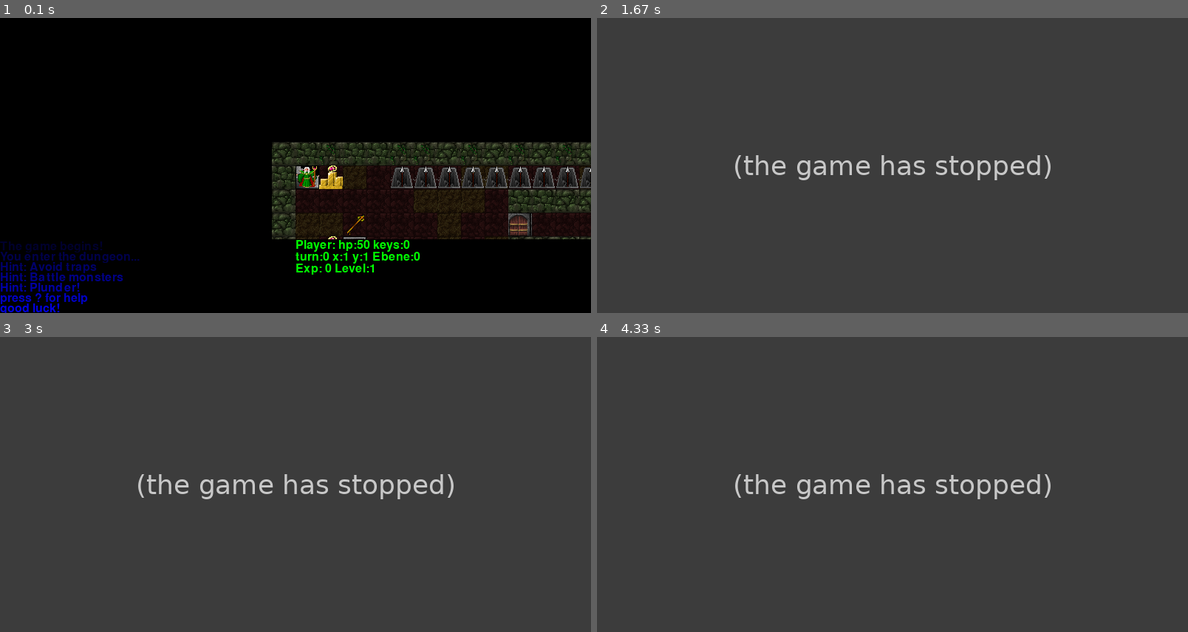
Above: before the commit, frames 1-4 (two rows, left to right).
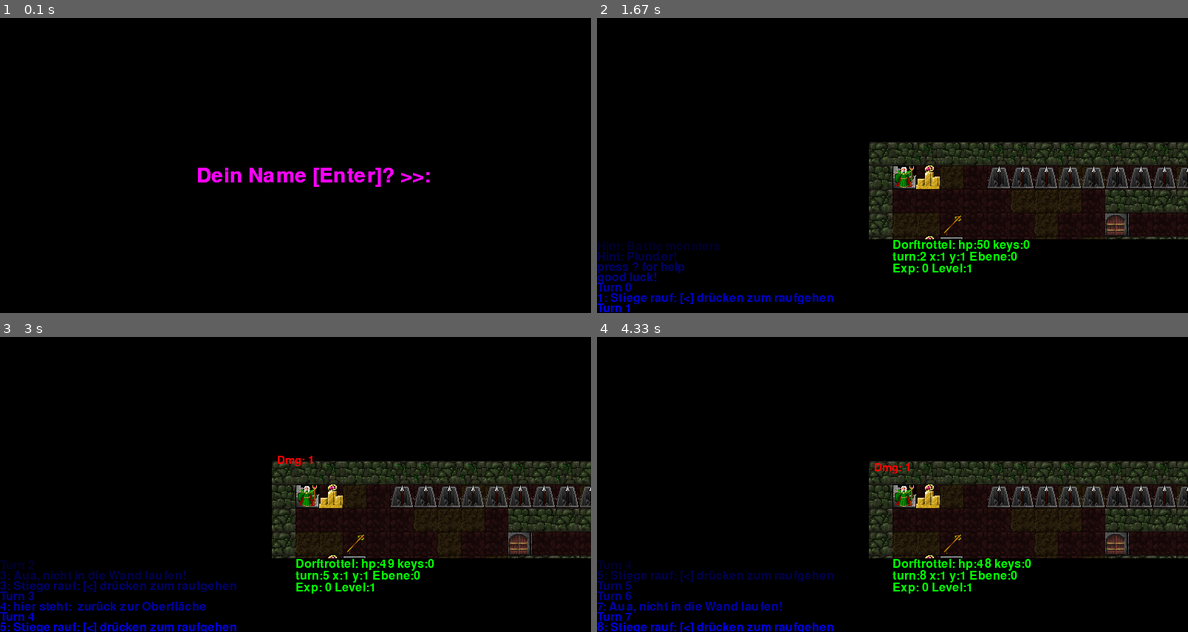
Above: after the commit, the same moments.

Repository: horstjens/spielend-programmieren
Game: pygame game, started from pyrogue/pygamerogue.py
Same seed, same stepped clock (60 frames per second), same inputs: the game is played once before the commit and once after it.
Inputs:
- Up to frame 1 (0.1 s): no input
- Up to frame 2 (1.67 s): hold Esc 0.33-0.8 s; hold Right 0.33-0.8 s; tap Enter at 0.83, 1.5 s; tap ? at 1.17 s
- Up to frame 3 (3 s): hold Up 1.83-2.3 s; hold Right 2.33-2.8 s; hold Left from 2.83 s (still down)
- Up to frame 4 (4.33 s): release Left at 3.37 s; hold Down 3.4-3.7 s; hold Left 3.73-4.13 s; hold Up from 4.17 s (still down)

The runs differ from the first frame. In frame 1, 16% of the frame differs, in the area x 0-100%, y 42-100%; in frame 2, 98%; in frame 3, 98%, in the area x 0-100%, y 0-100%; in frame 4, 98%.
Before the commit the program exited at 0.33 s; later frames show no game.

Commit message:
scollbarer Hilftext

Diff:
--- a/pyrogue/pygamerogue.py
+++ b/pyrogue/pygamerogue.py
@@ -17,7 +17,7 @@
 """
 
 #
-import pygame, random, os, time
+import pygame, random, os, sys
 
 
 def write(msg="pygame is cool", fontcolor=(255,0,255), fontsize=42, font=None):
@@ -28,28 +28,32 @@
     return mytext
 
 
-def hilfe():
-    """zeigt hilfstext, wartet auf ENTER Taste"""
-    txt = []
-    txt.append("- - - - - - - - - - - - - - - - - - - - - - - - - - - -")
-    txt.append("Befehle:")
-    txt.append("[w] [a] [s] [d]......steuere den Spieler")
-    txt.append("[<] [>]..............Level rauf / Level runter")
-    txt.append("[i]..................zeige Rucksack (inventory)")
-    txt.append("[quit] [exit] [Q]....Spiel verlassen")
-    txt.append("[?] [help]...........diesen Hilfstext anzeigen")
-    txt.append("[q]..................Heiltrank trinken (quaff potion")
-    txt.append("[Enter]..............eine Runde warten")
-    txt.append("- - - - - - - - - - - - - - - - - - - - - - - - - - - -")
-    txt.append("Legende:")
-    txt.append("[#]..................Mauer")
-    txt.append("[.]..................Boden")
-    txt.append("[M]..................Monster")
-    txt.append("[k]..................Schlüssel (key)")
-    txt.append("[L]..................Gegenstand (loot)")
-    txt.append("[D]..................Türe (door)")
-    txt.append("[!]..................Schild")
-    txt.append("- - - - - - - - - - - - - - - - - - - - - - - - - - - -")
+def display_textlines(lines, screen, color=(0,0,255)):
+    """zeigt (scrollbare) Text linien, wartet auf ENTER Taste"""
+
+    offset = 0
+    pygame.display.set_caption("Press ENTER")
+    while True:
+        screen.fill((0,0,0))
+        y = 0
+        for textline in lines:
+            line = write(textline, color, 24 )
+            screen.blit(line,(20, offset + 14 * y ))
+            y += 1
+        for event in pygame.event.get():
+            if event.type == pygame.QUIT:
+                pygame.quit()
+                sys.exit()
+            elif event.type != pygame.KEYDOWN:
+                continue
+            elif event.key == pygame.K_DOWN:
+                offset -= 14
+            elif event.key == pygame.K_UP:
+                offset += 14
+            elif event.key == pygame.K_RETURN or event.key == pygame.K_KP_ENTER:
+                return
+        pygame.display.flip()
+
 
 
 def kampfrunde(m1, m2):
@@ -99,29 +103,58 @@
 
 def load_sound(file):
     if not pygame.mixer:
-        return No_sound()
+        return NoSound()
     file = os.path.join("sounds", file)
     try:
         sound = pygame.mixer.Sound(file)
         return sound
     except pygame.error:
         print('Warning, unable to load,', file)
-    return No_sound()
+    return NoSound()
 
 
 def load_music(file):
     if not pygame.mixer:
-        return No_sound()
+        return NoSound()
     file = os.path.join("music", file)
     try:
         music = pygame.mixer.music.load(file)
         return music
     except pygame.error:
         print('Warning, unable to load,',file)
-    return No_sound()
-
-
-class No_sound:
+    return NoSound()
+
+
+def ask(question, x, y, screen):   # from pygame newsgroup
+    """ask(screen, question) -> answer"""
+    pygame.font.init()
+    text = ""
+    line = write(question)
+    screen.blit(line, (x, y))
+    pygame.display.flip()
+    while True:
+        pygame.time.wait(50) # wartet 50 millisekunden?
+        #event = pygame.event.poll()
+        for event in pygame.event.get():
+            if event.type == pygame.QUIT:
+                pygame.quit()
+                sys.exit()
+            elif event.type != pygame.KEYDOWN:
+                continue
+            elif event.key == pygame.K_BACKSPACE:
+                text = text[0:-1]
+            elif event.key == pygame.K_RETURN or event.key == pygame.K_KP_ENTER:
+                return text
+            elif event.key == pygame.K_ESCAPE:
+                return "Dorftrottel"
+            elif event.key <= 127:
+                text += chr(event.key)
+        line = write(question + ": " + text)
+        screen.blit(line, (x, y))
+        pygame.display.flip()
+
+
+class NoSound(object):
     """wird von der Funktion load_sound benötigt, falls die Soundausgabe nicht funktioniert"""
     def play(self):
         pass
@@ -177,6 +210,7 @@
         self.y = y
         self.xp = xp
         self.level = level   # normalerweise startet mit level 1
+        self.rank = ""
         if hp == 0:
             self.hitpoints = random.randint(10,20)
         else:
@@ -195,7 +229,7 @@
             if random.random() < 0.1:  # 10% Chance
                 self.rucksack[z] = 1
 
-    def check_levelup(self):
+    def check_levelup(self, rank="nobody"):
         return ""
 
     def ai(self):
@@ -216,6 +250,7 @@
     def __init__(self, x, y, xp ,level, hp=0, bild= ""):
         Monster.__init__(self, x, y, xp, level, hp, bild)
         self.name = "Player"
+        self.rank = "Zivilist"
         self.rucksack = {}
         self.z = 0
         self.keys = []
@@ -228,22 +263,21 @@
         else:
             self.bild = bild
 
-    def levelup(self):
+    def levelup(self, rank="Nobody"):
         self.level += 1
         self.hitpoints += self.level* 2 + random.randint(1,6)
+        self.rank = rank
 
     def check_levelup(self):
         if self.xp >= 100 and self.level == 1:
-            self.levelup()
-            return "{} erreicht Level 1: Page".format(self.name)
+            self.levelup("Page")  # level wird 2
         elif self.xp >= 200 and self.level == 2:
-            self.levelup()
-            return "{} erreicht Level 2: Knappe".format(self.name)
+            self.levelup("Knappe")
         elif self.xp >= 400 and self.level == 3:
-            self.levelup()
-            return "{} erreicht Level 3: Ritter".format(self.name)
-        else:
-            return ""
+            self.levelup("Ritter")
+        else:
+            return "" ## hier weiterprogrammieren
+        return "{} erreicht Level {}: {}".format(self.name, self.level, self.rank)
 
     def ai(self):
         return (0,0)
@@ -493,6 +527,7 @@
             winstyle = 0
         pygame.mixer.pre_init(44100, -16, 2, 2048) # setup mixer to avoid sound lag
         pygame.init()
+        # ----------- Bildschirm einrichten --------
         self.width = width
         self.height = height
         #self.screenrect = pygame.Rect(0, 0, self.width, self.height)
@@ -501,6 +536,8 @@
         self.screen = pygame.display.set_mode((self.width, self.height), pygame.DOUBLEBUF)
         self.fps = 30  # frames per second
         pygame.display.set_caption("Press ESC to quit")
+
+        # ------- Resourcen als Class Variable laden, (nach pygame.init), damit sie global verfügbar sind
         # ----- bilder liegen im Verzeichnis "images" ---------
         PygView.WALLS = Spritesheet("wall.png")     # 32 x 39
         PygView.FLOORS = Spritesheet("floor.png")   # 32 x 29
@@ -524,7 +561,13 @@
         PygView.LOOT  = PygView.MAIN.image_at((155, 672, 32, 32), (0, 0, 0))
         PygView.KEY = PygView.FIGUREN.image_at((54, 1682, 32, 32), (0, 0, 0))
         PygView.SIGN = PygView.GUI.image_at((197, 0, 32, 32), (0, 0, 0))
+
+
+        # --------- Spieler einrichten --------------
         self.player = Player(x, y, xp, level, hp)
+        # Spieler nach seinem Namen fragen
+        self.player.name = ask("Dein Name [Enter]? >>", int(self.width/3), int(self.height/2), self.screen )
+        self.player.name = self.player.name[0].upper() + self.player.name[1:].lower()
         self.levels = []
         for filename in levelnames:
             self.levels.append(Level(filename))
@@ -550,6 +593,29 @@
         #pygame.mixer.music.pause()
         #pygame.mixer.music.unpause()
         #PygView.macesound.play()   # soundeffekt starten
+
+        # -------- Hilftext ------
+        self.hilftextlines = []
+        self.hilftextlines.append("- - - - - - - - - - - - - - - - - - - - - - - - - - - -")
+        self.hilftextlines.append("Befehle:")
+        self.hilftextlines.append("[w] [a] [s] [d]......steuere den Spieler")
+        self.hilftextlines.append("[<] [>]..............Level rauf / Level runter")
+        self.hilftextlines.append("[i]..................zeige Rucksack (inventory)")
+        self.hilftextlines.append("[quit] [exit] [Q]....Spiel verlassen")
+        self.hilftextlines.append("[?] [help]...........diesen Hilfstext anzeigen")
+        self.hilftextlines.append("[q]..................Heiltrank trinken (quaff potion")
+        self.hilftextlines.append("[Enter]..............eine Runde warten")
+        self.hilftextlines.append("- - - - - - - - - - - - - - - - - - - - - - - - - - - -")
+        self.hilftextlines.append("Legende:")
+        self.hilftextlines.append("[#]..................Mauer")
+        self.hilftextlines.append("[.]..................Boden")
+        self.hilftextlines.append("[M]..................Monster")
+        self.hilftextlines.append("[k]..................Schlüssel (key)")
+        self.hilftextlines.append("[L]..................Gegenstand (loot)")
+        self.hilftextlines.append("[D]..................Türe (door)")
+        self.hilftextlines.append("[!]..................Schild")
+        self.hilftextlines.append("- - - - - - - - - - - - - - - - - - - - - - - - - - - -")
+
 
     def paint(self):
         """malt den Level, und das GUI"""
@@ -583,8 +649,8 @@
         pygame.draw.rect(self.screen, (0, 0, 0), (0, self.height - gui_height, self.width, gui_height))
         # Textbereich ist 250 px hoch
         # ---- player status ----
-        line = write("Player: hp:{} keys:{}".format(
-                self.player.hitpoints, len(self.player.keys)), (0, 255, 0), 24) # fontsize = 24
+        line = write("{}: hp:{} keys:{}".format(self.player.name,
+                     self.player.hitpoints, len(self.player.keys)), (0, 255, 0), 24) # fontsize = 24
         self.screen.blit(line, (self.width / 2, self.height - gui_height))
         line = write("turn:{} x:{} y:{} Ebene:{}".format(self.turns, self.player.x, self.player.y,
                       self.player.z),   (0, 255, 0), 24)
@@ -631,8 +697,12 @@
                         self.player.dx -= 1
                     elif event.key == pygame.K_RIGHT or event.key == pygame.K_d:
                         self.player.dx += 1
+                    elif event.key == pygame.K_QUESTION or event.key == pygame.K_h:
+                        display_textlines(self.hilftextlines, self.screen)
+                        continue
                     elif event.key == pygame.K_PERIOD or event.key == pygame.K_RETURN:
                         pass      # player steht eine runde lang herum
+
                     #elif event.key == pygame.K_t:
                     #    Flytext(self.player.x, self.player.y, "player test")
                     elif event.key == pygame.K_LESS or event.key == pygame.K_GREATER:     # "<":                 # ------ level up
